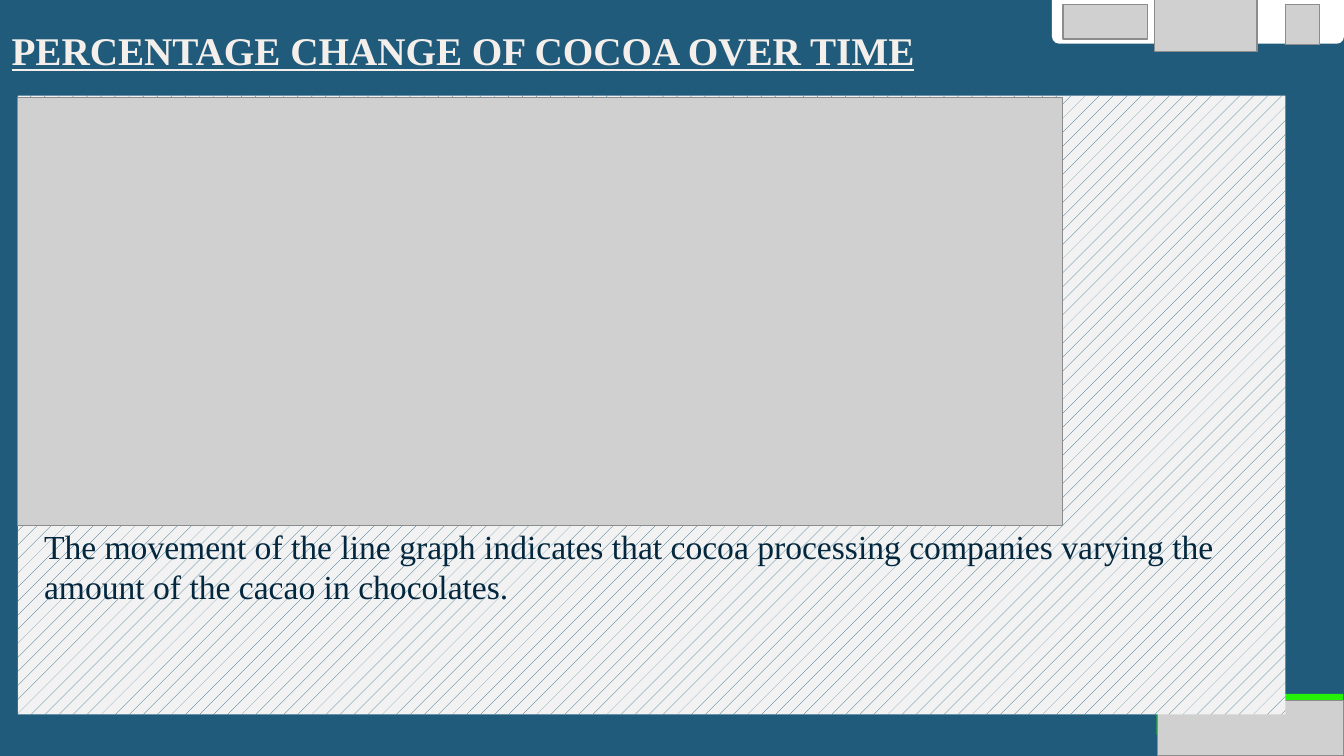
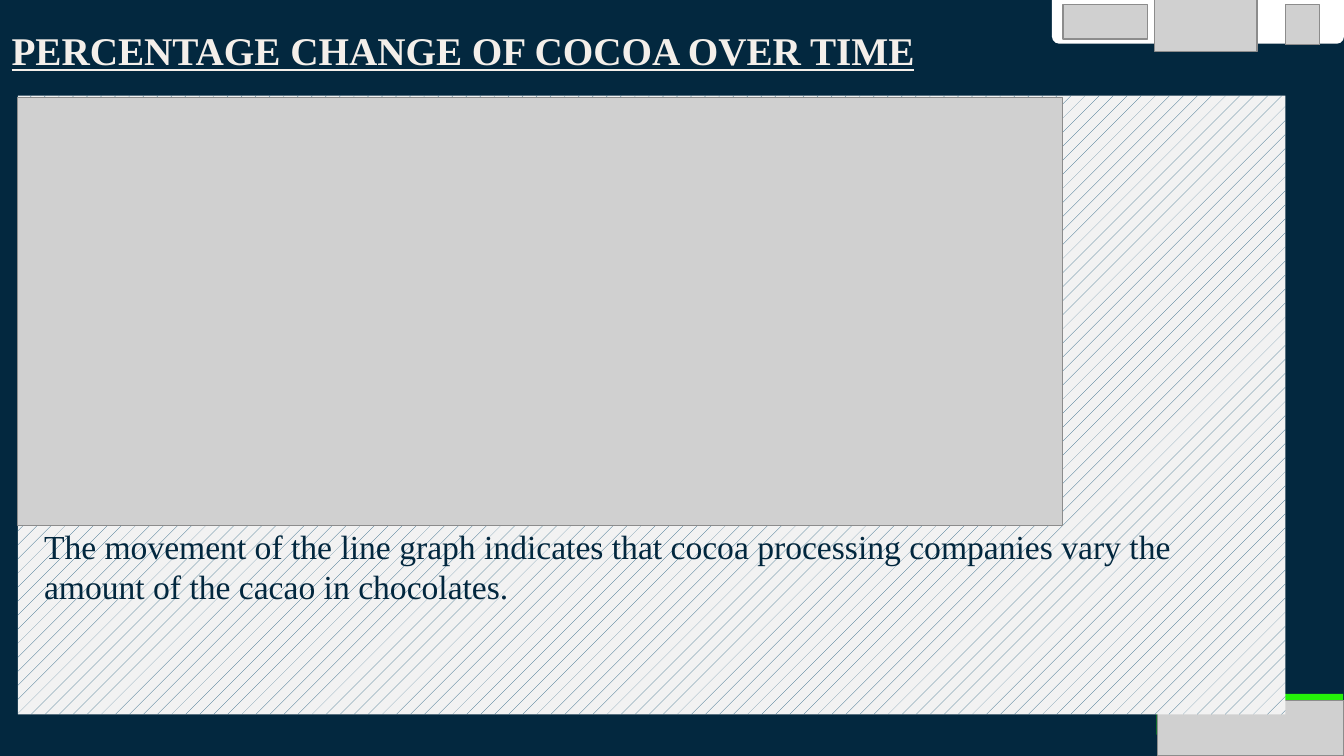
Before and after one commit to Daksam/Group-1-EDA-project, a slide deck: slide 13 of Group 1 EDA Project DIGICAP.pptx. Drawn at 1344x756 pixels with LibreOffice and Linux fonts; fonts in the diff are those of the drawing; grey boxes stand for pictures. Boxes give left, top, right and bottom in pixels: in the first picture for what was removed or moved away, otherwise in the second. Text is boxed around its words. In the diff, an @@ line names an element or a change of style, - is before the commit and + after.

```diff
--- a/Group 1 EDA Project DIGICAP.pptx
+++ b/Group 1 EDA Project DIGICAP.pptx
@@ background #205B7C to #02283F @@
@@ subtitle at (44,533,1170,606): text changed @@
-The movement of the line graph indicates that cocoa processing companies varying the amount of the cacao in chocolates.
+The movement of the line graph indicates that cocoa processing companies vary the amount of the cacao in chocolates.
```
Also in this commit, not shown: 13 other slides changed, 1 slide added.
